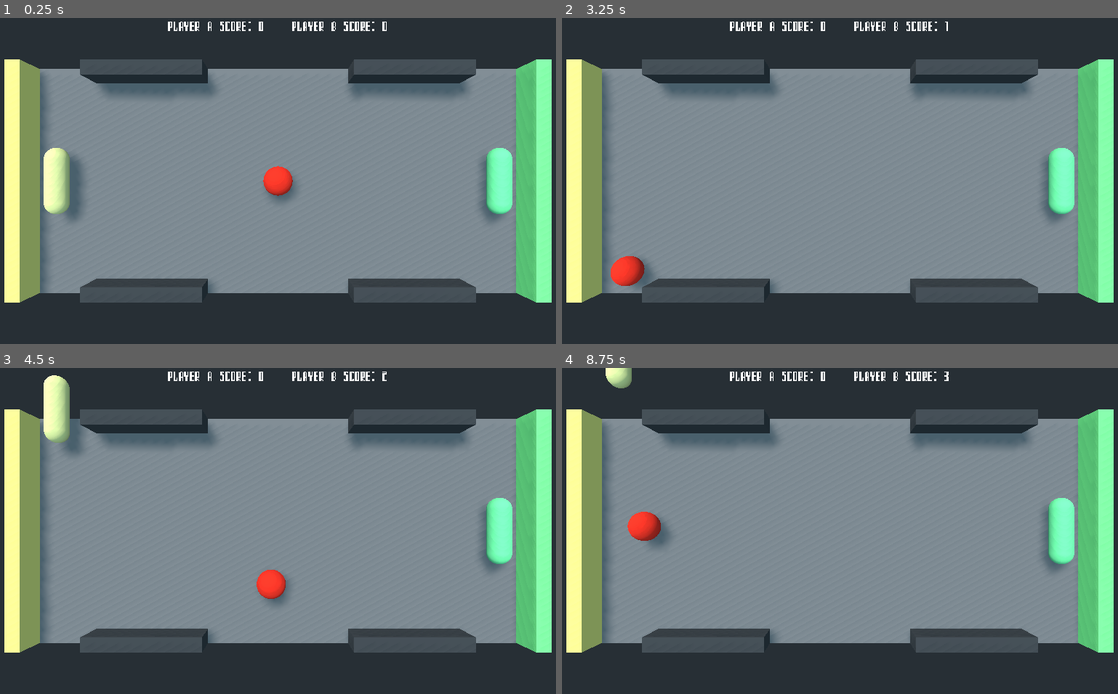
Above: before the commit, frames 1-4 (two rows, left to right).
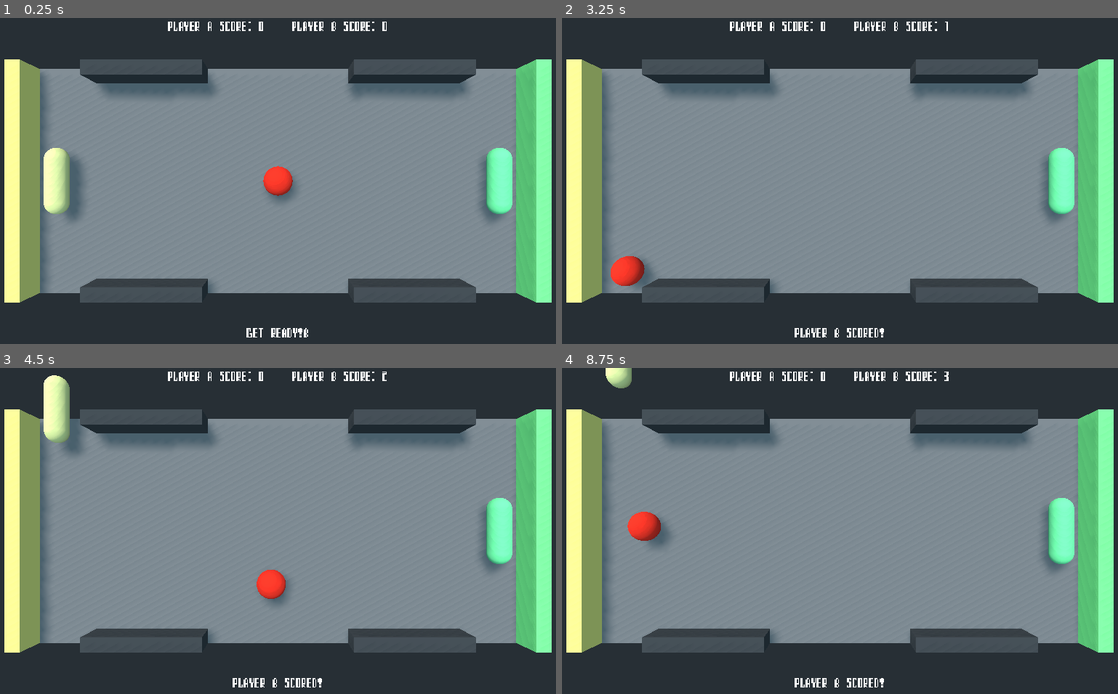
Above: after the commit, the same moments.

Repository: tktajwar/pong
Game: Godot game, scene res://main.tscn
The game is run twice, just before and just after one commit, with the same random seed, the same clock (stepped at 60 frames per second) and the same inputs.
Inputs:
- Up to frame 1 (0.25 s): no input
- Up to frame 2 (3.25 s): tap Enter at 0.5 s; hold E (move_up) 0.53-1.28 s; hold D (move_down) 1.28-2.03 s; hold E (move_up) from 2.03 s (still down)
- Up to frame 3 (4.5 s): release E (move_up) at 3.53 s; hold D (move_down) from 3.53 s (still down)
- Up to frame 4 (8.75 s): release D (move_down) at 5.78 s; hold E (move_up) 5.78-8.03 s; hold D (move_down) from 8.03 s (still down)

The runs differ from the first frame. In frame 1, 0.2% of the frame differs, in the area x 44-56%, y 95-98%; in frame 2, 0.2%, in the area x 41-58%, y 95-98%; in frame 3, 0.2%; in frame 4, 0.2%.

Commit message:
add message board

Diff:
--- a/main.tscn
+++ b/main.tscn
@@ -3,6 +3,8 @@
 [ext_resource path="res://Ball.tscn" type="PackedScene" id=1]
 [ext_resource path="res://Player_A.tscn" type="PackedScene" id=2]
 [ext_resource path="res://scripts/Score_Board.gd" type="Script" id=3]
+[ext_resource path="res://assets/font.tres" type="DynamicFont" id=4]
+[ext_resource path="res://scripts/Message_Board.gd" type="Script" id=5]
 
 [sub_resource type="BoxShape" id=1]
 extents = Vector3( 8, 0.1, 18 )
@@ -45,14 +47,7 @@
 [sub_resource type="BoxShape" id=13]
 extents = Vector3( 0.5, 1, 4 )
 
-[sub_resource type="DynamicFontData" id=14]
-font_path = "res://assets/Computer Speak v0.3.ttf"
-
-[sub_resource type="DynamicFont" id=15]
-size = 32
-font_data = SubResource( 14 )
-
-[sub_resource type="BoxShape" id=16]
+[sub_resource type="BoxShape" id=14]
 extents = Vector3( 10, 2, 18 )
 
 [node name="Root" type="Spatial"]
@@ -183,10 +178,18 @@
 [node name="Ball" parent="." instance=ExtResource( 1 )]
 transform = Transform( 1, 0, 0, 0, 1, 0, 0, 0, 1, 0, 1, 0 )
 
+[node name="GameArea" type="Area" parent="."]
+transform = Transform( 1, 0, 0, 0, 1, 0, 0, 0, 1, 0, 1, 0 )
+collision_layer = 4
+collision_mask = 0
+
+[node name="CollisionShape" type="CollisionShape" parent="GameArea"]
+shape = SubResource( 14 )
+
 [node name="Score_Board" type="Label" parent="."]
 anchor_right = 1.0
-margin_bottom = 14.0
-custom_fonts/font = SubResource( 15 )
+margin_bottom = 58.0
+custom_fonts/font = ExtResource( 4 )
 text = "Player A Score: 0    Player B Score: 0"
 align = 1
 valign = 1
@@ -196,12 +199,23 @@
 "_edit_use_anchors_": false
 }
 
-[node name="GameArea" type="Area" parent="."]
-transform = Transform( 1, 0, 0, 0, 1, 0, 0, 0, 1, 0, 1, 0 )
-collision_layer = 4
-collision_mask = 0
-
-[node name="CollisionShape" type="CollisionShape" parent="GameArea"]
-shape = SubResource( 16 )
+[node name="Message_Board" type="Label" parent="."]
+anchor_top = 1.0
+anchor_right = 1.0
+anchor_bottom = 1.0
+margin_top = -69.0
+custom_fonts/font = ExtResource( 4 )
+text = "Message Goes Here"
+align = 1
+valign = 1
+uppercase = true
+script = ExtResource( 5 )
+__meta__ = {
+"_edit_use_anchors_": false
+}
+
+[node name="Message_Timer" type="Timer" parent="Message_Board"]
+wait_time = 2.0
+one_shot = true
 [connection signal="foul" from="Ball" to="Score_Board" method="_on_Ball_foul"]
 [connection signal="goal" from="Ball" to="Score_Board" method="_on_Ball_goal"]
--- /dev/null
+++ b/scripts/Message_Board.gd
@@ -0,0 +1,16 @@
+extends Label
+
+onready var t = $Message_Timer
+
+
+func _ready():
+	update_message("Get Ready!b")
+
+func update_message(msg):
+	text = msg
+
+	## start up timer and wait
+	t.start()
+	yield(t, "timeout")
+
+	text = ""
--- a/scripts/Score_Board.gd
+++ b/scripts/Score_Board.gd
@@ -1,5 +1,6 @@
 extends Label
 
+onready var mboard = get_parent().get_node("Message_Board")
 
 var score_A = 0
 var score_B = 0
@@ -22,9 +23,11 @@
 	if name == 'Goal_A':
 		score_B += 1
 		update_score()
+		mboard.update_message("Player B scored!")
 	elif name == 'Goal_B':
 		score_A += 1
 		update_score()
+		mboard.update_message("Player A scored!")
 	else:
 		push_warning("invalid goal name!")
 
@@ -33,8 +36,10 @@
 	if last_pusher == 'Player_A':
 		score_B += 1
 		update_score()
+		mboard.update_message("Player A fouled!")
 	elif last_pusher == 'Player_B':
 		score_A += 1
 		update_score()
+		mboard.update_message("Player B fouled!")
 	else:
 		push_warning("invalid last pusher name!")
